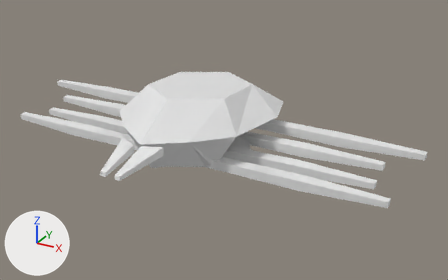
Renders of the Blender file Enemies/Flatmite.blend from each side of a commit.
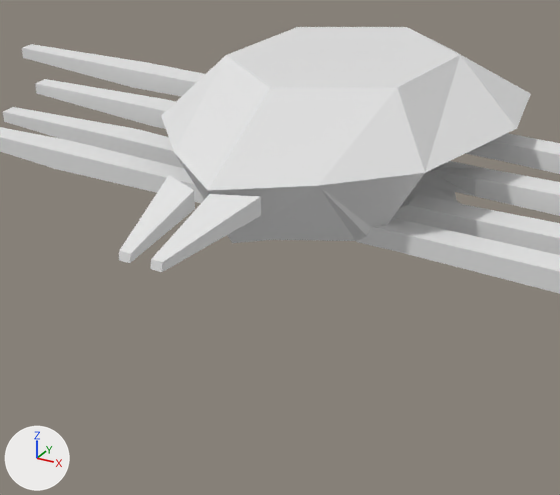
Each version appears first whole from a camera (50 mm lens) standing at (4.91, -7.85, 3.08) and looking at (0.54, 0.09, -0.89), and next in a close-up on the part from 11% to 66% of the width and 21% to 100% of the height. The axes (+X, +Y, +Z) are drawn at lower left. The lights are the same throughout.

The first close-up shows 'Body', 'LeftMandible', 'LeftMiddleBackThigh', 'LeftMiddleFrontThigh', 'LeftVeryBackThigh', 'LeftVeryFrontThigh', 'RightMandible', 'RightMiddleBackShin', 'RightMiddleFrontShin', 'RightVeryBackShin', 'RightVeryBackThigh', 'RightVeryFrontThigh'.
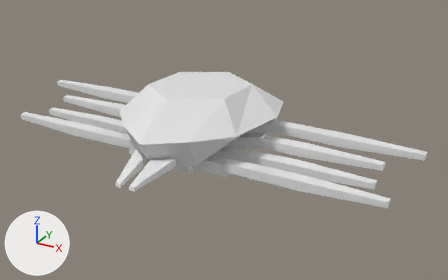
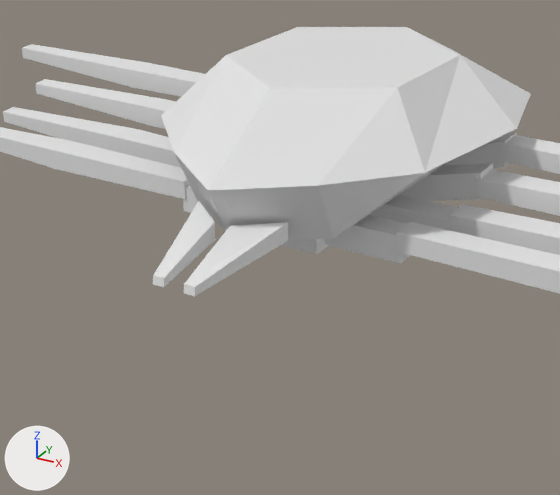
Changed parts and their boxes (x1, y1, x2, y2) in the close-ups (560 x 495 px):
'Body', reshaped: before (161, 27, 531, 251); after (161, 27, 531, 264)
'LeftMandible', reshaped, moved: before (151, 194, 261, 272); after (184, 222, 288, 296)
'RightMandible', reshaped, moved (18% narrower): before (119, 175, 195, 263); after (153, 201, 215, 288)
part 1 of me_circle, added: after (324, 215, 410, 264)
part 2 of me_circle, added: after (369, 194, 458, 230)
part 3 of me_circle, added: after (183, 185, 212, 218)
part 4 of me_circle, added: after (282, 239, 328, 254)
part 5 of me_circle, cut back: before (161, 56, 511, 251); after (175, 132, 517, 239)

What the commit changed:
me_circle is used by ob_body; location (0.0, 0.0, 0.0).
me_circle had 117 vertices, 60 faces and spanned x -1.27..1.27, y -1.39..1.91, z -1.11..-0.06.
me_circle now has 118 vertices, 100 faces and spans x -1.27..1.27, y -1.39..1.91, z -1.23..-0.06.
me_circle part 1: a new loose piece, a box spanning x 0.3..0.9, y -0.5..-0.3, z -1.2..-1.0.
me_circle part 2: a new loose piece, a box spanning x 0.3..1.1, y -0.1..0.1, z -1.2..-1.0.
me_circle part 3: a new loose piece, a box spanning x -0.9..-0.3, y -0.5..-0.3, z -1.21..-1.01.
me_circle part 4: a new loose piece of 20 vertices spanning x 0.0..0.3, y -0.6..1.0, z -1.23..-0.98.
me_circle part 5: 98 vertices removed from x -1.07..1.07, y -0.77..1.03, z -1.11..-0.71; 39 vertices added at x -1.1..1.1, y -0.77..1.23, z -1.21..-0.7.
me_circle_005 has 8 vertices, 6 faces and spans x 0.059..0.353, y -1.484..-0.722, z -1.351..-1.099.
me_circle_005 is used by ob_leftmandible; location (0.004, -0.562, 0.576); rotation (-0.0307, 0.00383, 0.000341), in degrees (-1.8, 0.2, 0).
Before the commit, vertices of me_circle_005: 0 (0.077, -1.484, -1.351) at pixel (150, 269), 2 (0.077, -1.474, -1.29) at pixel (151, 259), 3 (0.161, -1.484, -1.351) at pixel (161, 272), 4 (0.353, -0.722, -1.228) at pixel (261, 215), 5 (0.161, -1.474, -1.29) at pixel (162, 262).
Before the commit, vertices of me_circle_005: 6 (0.353, -0.722, -1.099) at pixel (260, 196).
Part 6, on me_circle_005:
Vertices 0, 2 to 6 of me_circle_005 move by (-0.1, -0.006, -0.001).
Vertex 1 of me_circle_005 moves from (0.059, -0.851, -1.229) to (-0.041, -0.958, -1.232).
Vertex 7 of me_circle_005 moves from (0.059, -0.852, -1.099) at pixel (209, 194) to (-0.041, -0.958, -1.103) at pixel (229, 225).
me_circle_010 has 8 vertices, 6 faces and spans x -0.353..-0.059, y -1.484..-0.722, z -1.351..-1.099.
me_circle_010 is used by ob_rightmandible; location (-0.004, -0.562, 0.576); rotation (-0.0307, -0.00383, -0.000341), in degrees (-1.8, -0.2, -0).
Before the commit, vertices of me_circle_010: 0 (-0.077, -1.484, -1.351) at pixel (129, 263), 2 (-0.077, -1.474, -1.29) at pixel (130, 253), 3 (-0.161, -1.484, -1.351) at pixel (118, 260), 4 (-0.353, -0.722, -1.228), 5 (-0.161, -1.474, -1.29) at pixel (119, 250).
Before the commit, vertices of me_circle_010: 6 (-0.353, -0.722, -1.099) at pixel (169, 174).
Part 7, on me_circle_010:
Vertices 0, 2 to 6 of me_circle_010 move by (0.1, -0.006, -0.001).
Vertex 1 of me_circle_010 moves from (-0.059, -0.851, -1.229) at pixel (194, 209) to (0.041, -0.958, -1.232) at pixel (215, 240).
Vertex 7 of me_circle_010 moves from (-0.059, -0.852, -1.099) at pixel (193, 190) to (0.041, -0.958, -1.103) at pixel (214, 221).
Object 'LeftMandible' (ob_leftmandible) moves from (0.004, -0.562, 0.576) to (0.104, -0.262, 0.276).
Object 'RightMandible' (ob_rightmandible) moves from (-0.004, -0.562, 0.576) to (-0.104, -0.262, 0.276).
